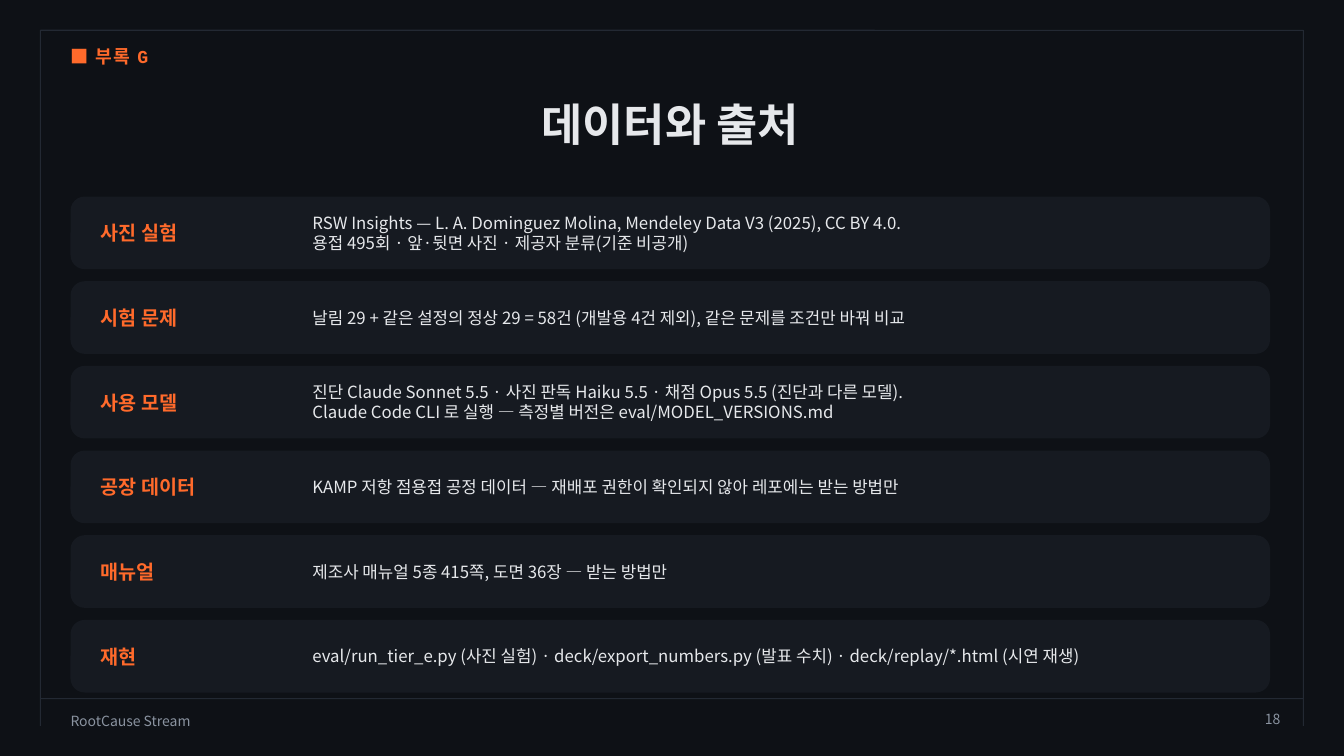
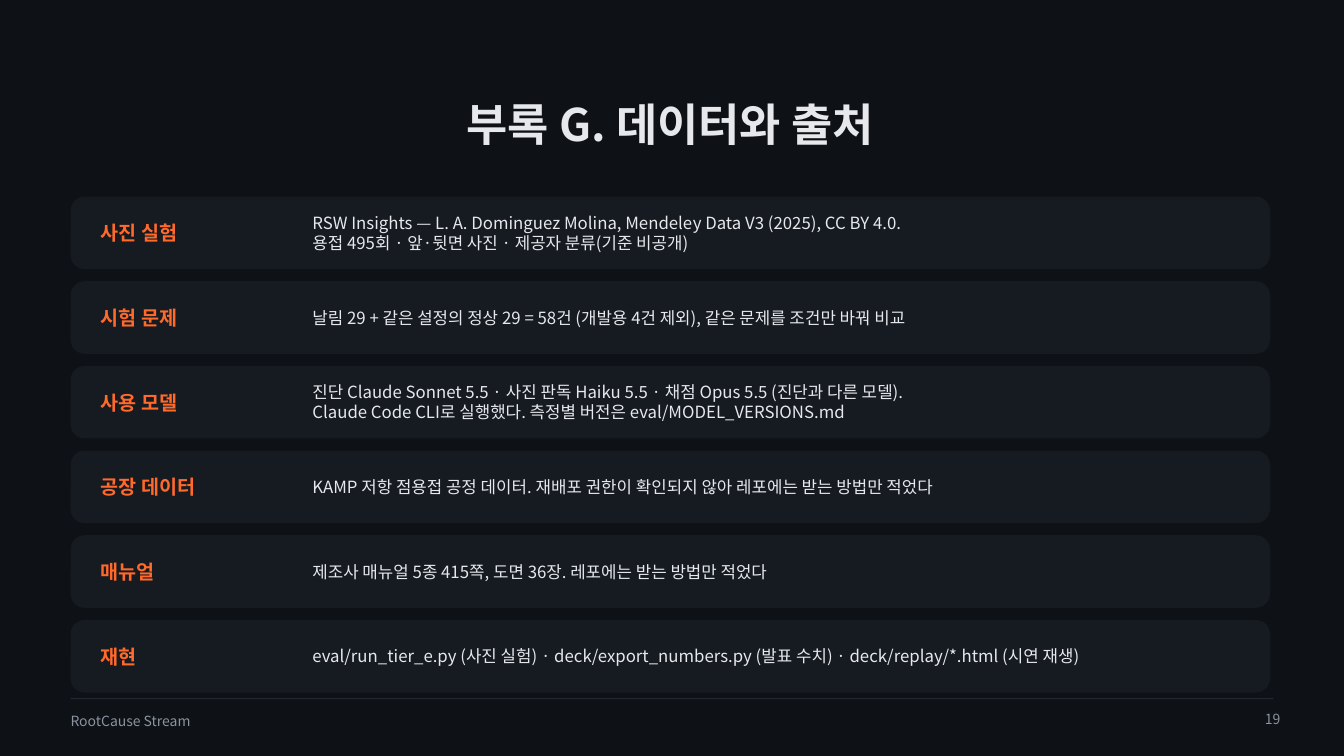
Before and after one commit to dlwogud/rootcause-stream, a slide deck: slide 19 of deck/RootCause_Stream_발표자료.pptx (slide 18 before the commit). Drawn at 1344x756 pixels with LibreOffice and Linux fonts; fonts in the diff are those of the drawing; background and template pictures are left out. Boxes give left, top, right and bottom in pixels: in the first picture for what was removed or moved away, otherwise in the second. Text is boxed around its words. In the diff, an @@ line names an element or a change of style, - is before the commit and + after.

```diff
--- a/deck/RootCause_Stream_발표자료.pptx
+++ b/deck/RootCause_Stream_발표자료.pptx
@@ line removed from (40, 30) to (40, 726) @@
@@ line removed from (40, 30) to (1304, 30) @@
@@ text removed at bbox=[96, 48, 148, 65] @@
-■ 부록 G
@@ line removed from (1304, 30) to (1304, 726) @@
@@ title at bbox=[467, 103, 873, 145]: text changed @@
-데이터와 출처
+부록 G. 데이터와 출처
@@ text at bbox=[312, 404, 845, 421]: text changed @@
-Claude Code CLI 로 실행 — 측정별 버전은 eval/MODEL_VERSIONS.md
+Claude Code CLI로 실행했다. 측정별 버전은 eval/MODEL_VERSIONS.md
@@ text at bbox=[312, 479, 932, 495]: text changed @@
-KAMP 저항 점용접 공정 데이터 — 재배포 권한이 확인되지 않아 레포에는 받는 방법만
+KAMP 저항 점용접 공정 데이터. 재배포 권한이 확인되지 않아 레포에는 받는 방법만 적었다
@@ text at bbox=[312, 564, 767, 581]: text changed @@
-제조사 매뉴얼 5종 415쪽, 도면 36장 — 받는 방법만
+제조사 매뉴얼 5종 415쪽, 도면 36장. 레포에는 받는 방법만 적었다
@@ line moved from (40, 699) - (1304, 699) to (71, 699) - (1273, 699) @@
```
Also in this commit, not shown: 17 other slides changed, 1 slide added, 6 other files.
